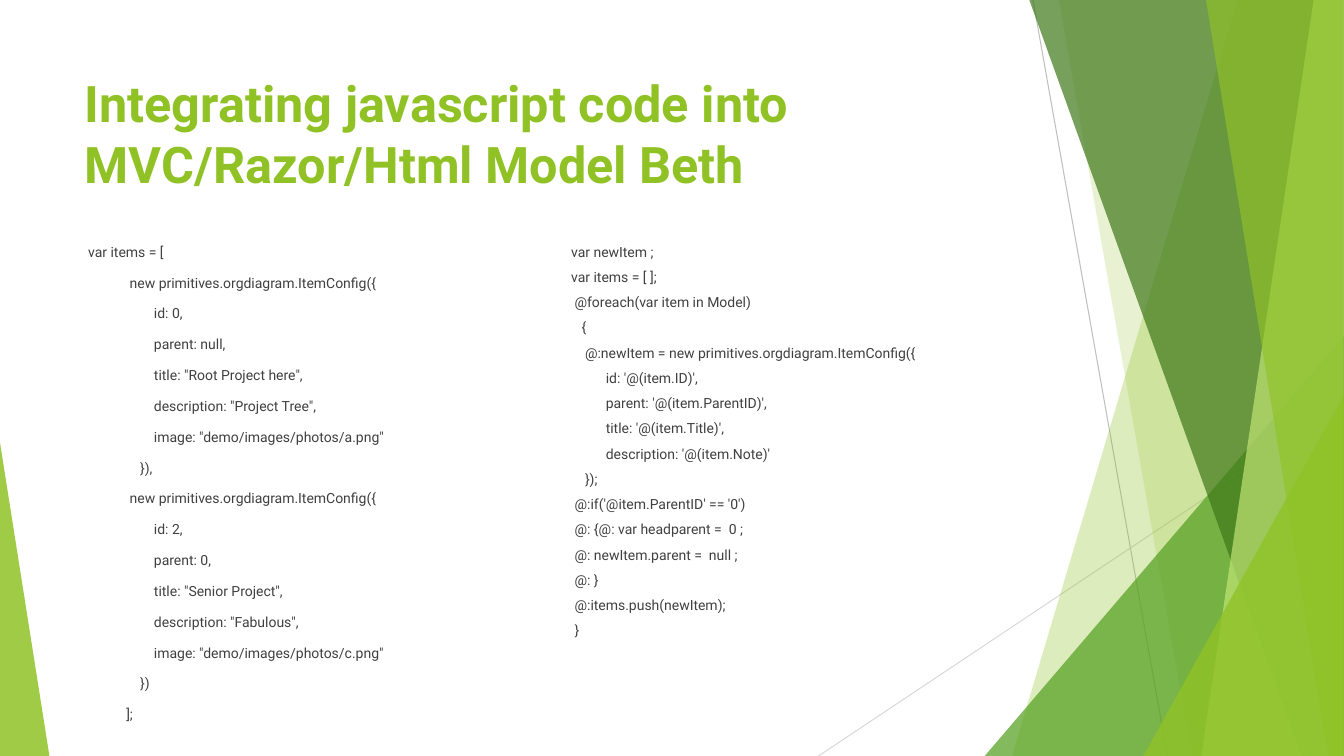
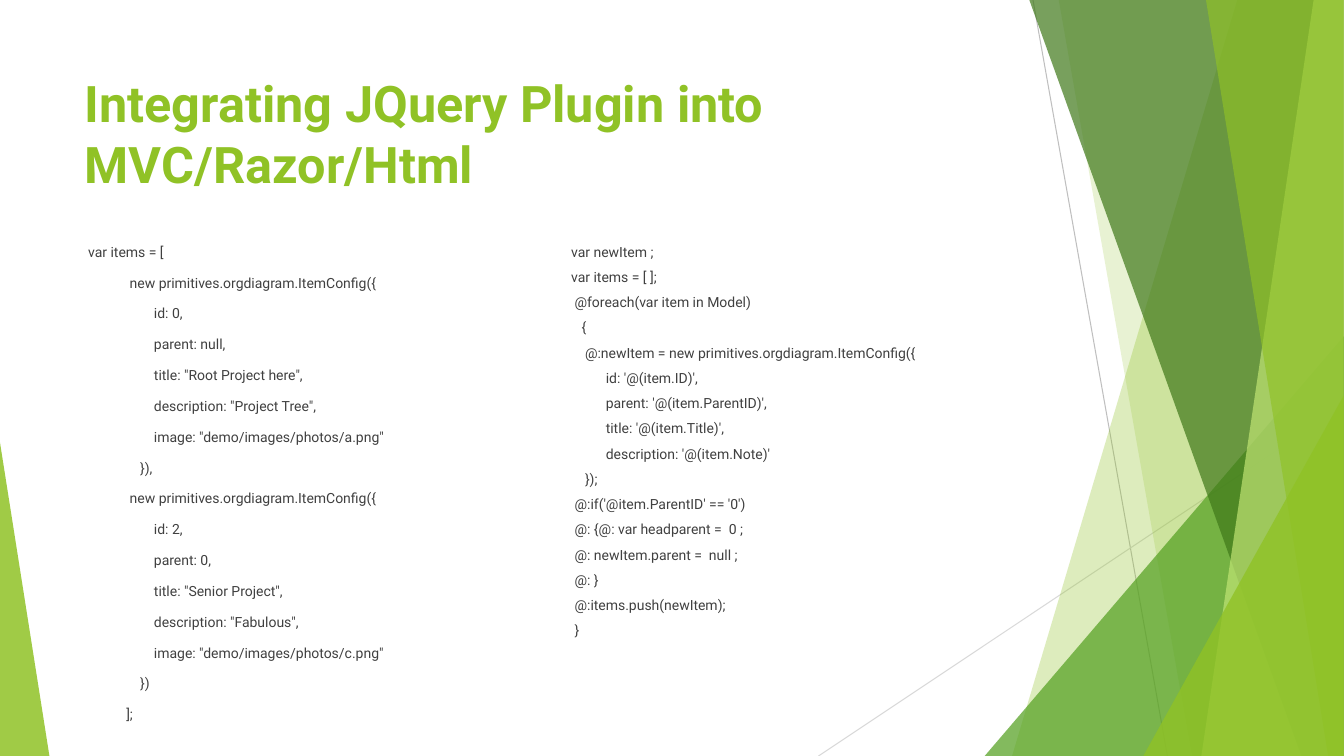
Before and after one commit to Project6/Planit, a slide deck: slide 14 of Final Project Documentation/CSC521.pptx (slide 15 before the commit). Drawn at 1344x756 pixels with LibreOffice and Linux fonts; fonts in the diff are those of the drawing. Boxes give left, top, right and bottom in pixels: in the first picture for what was removed or moved away, otherwise in the second. Text is boxed around its words. In the diff, an @@ line names an element or a change of style, - is before the commit and + after.

```diff
--- a/Final Project Documentation/CSC521.pptx
+++ b/Final Project Documentation/CSC521.pptx
@@ title at [85,84,763,186]: text changed @@
-Integrating javascript code into MVC/Razor/Html Model Beth
+Integrating JQuery Plugin into MVC/Razor/Html
```
Also in this commit, not shown: 3 other slides changed, 6 slides added, 2 slides removed.
